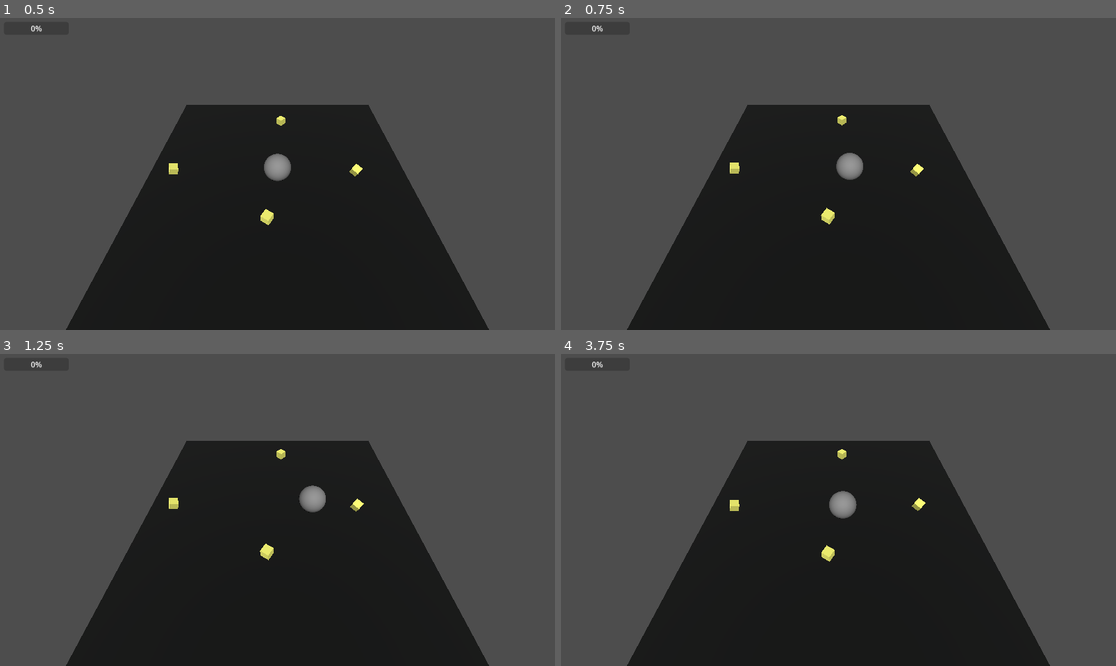
Above: before the commit, frames 1-4 (two rows, left to right).
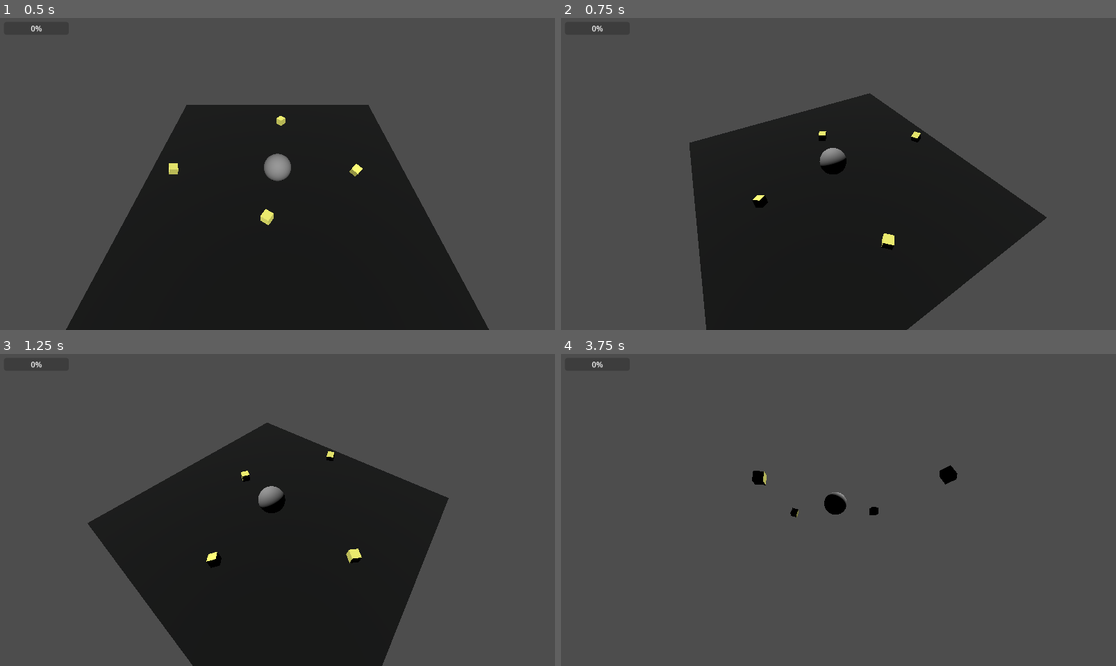
Above: after the commit, the same moments.

Repository: motionnblur/3d-prototype-godot
Game: Godot game, scene res://scenes/node_3d.tscn
Same seed, same stepped clock (60 frames per second), same inputs: the game is played once before the commit and once after it. The project has no main scene, so this scene is started directly.
Inputs (mouse positions are in pixels of both pictures, inside the frame that each line leads up to):
- Up to frame 1 (0.5 s): no input
- Up to frame 2 (0.75 s): move the mouse to (960, 158) at 0.52 s; hold Right mouse button (Right_Click) from 0.53 s (still down)
- Up to frame 3 (1.25 s): keep holding Right mouse button (Right_Click)
- Up to frame 4 (3.75 s): move the mouse to (727, 525) at 1.27 s; release Right mouse button (Right_Click) at 1.28 s; right-click (727, 525) at 1.35 s; move the mouse to (894, 441) at 2.02 s; hold Right mouse button (Right_Click) 2.03-2.78 s; move the mouse to (810, 572) at 2.77 s; right-click (810, 572) at 2.85 s; move the mouse to (1005, 556) at 3.52 s; hold Right mouse button (Right_Click) from 3.53 s (still down)

Frame 1 is identical in both runs. In frame 2, 11% of the frame differs, in the area x 11-89%, y 24-100%; in frame 3, 12%; in frame 4, 39%, in the area x 11-89%, y 27-100%.

Commit message:
Clamp works

Diff:
--- a/scripts/cam_pivot.gd
+++ b/scripts/cam_pivot.gd
@@ -15,8 +15,7 @@
 func _process(delta: float) -> void:
 	if !isRightClick: return
 
-	var firstRot = global_rotation
+	rotate_x(-deltaMouse.y*delta*0.2)
+	rotate_y(-deltaMouse.x*delta*0.2)
 
-	global_rotation.x = clamp(global_rotation.x, 0, 0.6)
-
-	print(global_rotation)
+	global_rotation.x = clamp(global_rotation.x, -0.4, 0.5)
